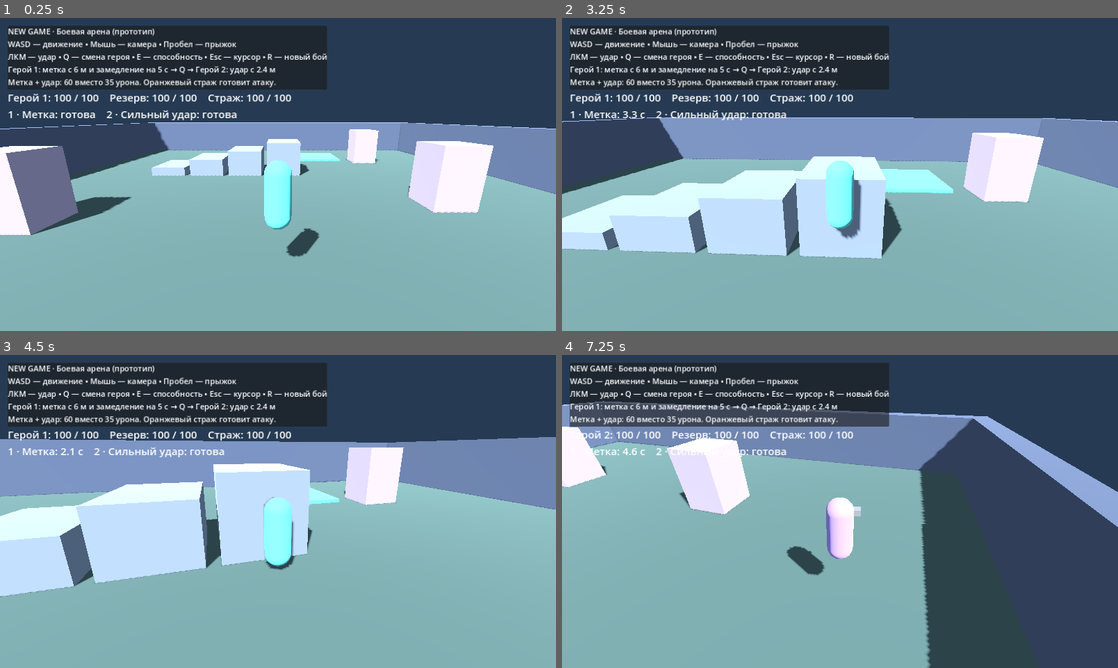
Above: before the commit, frames 1-4 (two rows, left to right).
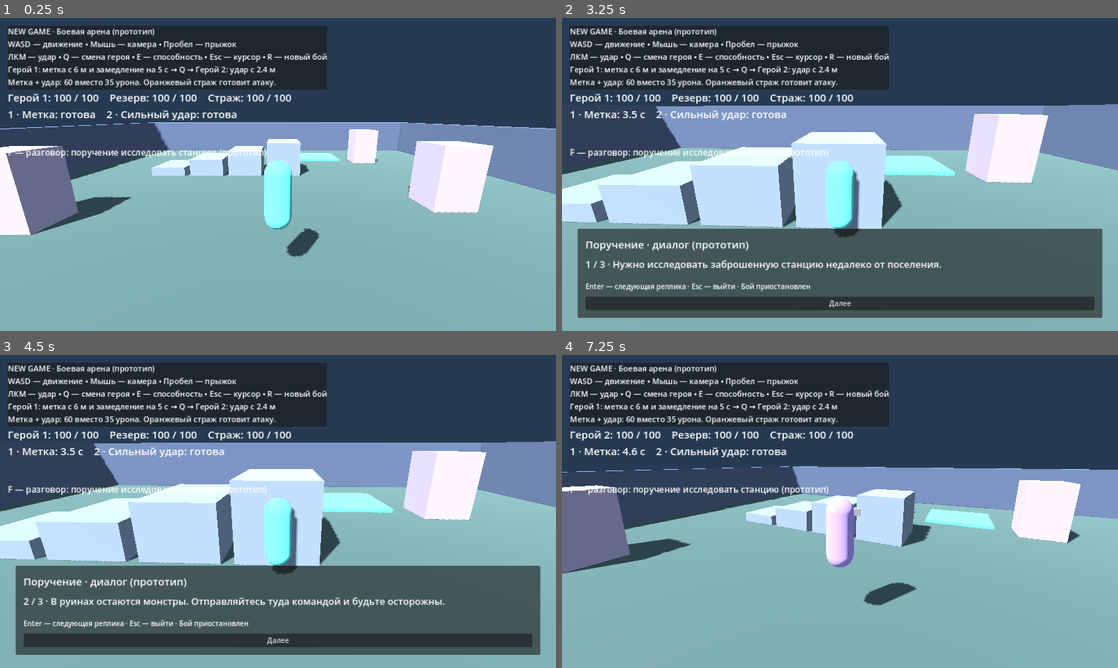
Above: after the commit, the same moments.

Repository: Yola1147/New-game
Game: Godot game, scene res://scenes/main.tscn
The game is run twice, just before and just after one commit, with the same random seed, the same clock (stepped at 60 frames per second) and the same inputs.
Inputs (mouse positions are in pixels of both pictures, inside the frame that each line leads up to):
- Up to frame 1 (0.25 s): no input
- Up to frame 2 (3.25 s): tap Enter (dialogue_next, bound only after the commit) at 0.5, 2.3, 2.85 s; move the mouse to (867, 174) at 0.52 s; hold E (ability) 0.53-1.28 s; hold W (move_forward) from 0.53 s (still down); tap Space (jump) at 0.77, 1.07, 1.52, 1.82, 3.02 s; click (867, 174) at 0.8 s; move the mouse to (812, 174) at 1.27 s; click (812, 174) at 1.35 s; tap Q (switch_character) at 1.55 s; move the mouse to (851, 168) at 2.02 s; hold Q (switch_character) 2.03-2.78 s; click (851, 168) at 2.17 s; move the mouse to (834, 180) at 2.77 s; click (834, 180) at 2.92 s; tap F (talk, bound only after the commit) at 3.05 s
- Up to frame 3 (4.5 s): tap Space (jump) at 3.32 s; release W (move_forward) at 3.5 s; click (278, 639) at 3.5 s, where only the run after the commit has a clickable "Далее"; move the mouse to (316, 514) at 4.27 s; hold W (move_forward) from 4.28 s (still down); hold F (talk, bound only after the commit) from 4.28 s (still down); click (316, 514) at 4.42 s
- Up to frame 4 (7.25 s): tap Space (jump) at 4.52, 4.55, 4.82, 5.1, 5.27, 5.57, 6.77, 7.07 s; tap Escape (release_mouse) at 4.9 s; move the mouse to (673, 464) at 5.02 s; release W (move_forward) at 5.03 s; release F (talk, bound only after the commit) at 5.03 s; hold A (move_left) 5.03-5.78 s; click (673, 464) at 5.17 s; tap E (ability) at 5.3 s; tap R (reset) at 5.65 s; move the mouse to (845, 511) at 5.77 s; hold W (move_forward) 5.78-6.53 s; hold E (ability) 5.78-6.53 s; click (845, 511) at 6.05 s; move the mouse to (817, 505) at 6.52 s; hold D (move_right) from 6.53 s (still down); click (817, 505) at 6.6 s; tap Q (switch_character) at 6.8 s

The runs differ from the first frame. In frame 1, 0.5% of the frame differs, in the area x 1-48%, y 41-45%; in frame 2, 45%; in frame 3, 43%; in frame 4, 50%, in the area x 0-100%, y 14-100%.

Commit message:
Add sequential station assignment dialogue with paused combat for issue 6

Diff:
--- /dev/null
+++ b/scripts/dialogue.gd
@@ -0,0 +1,103 @@
+extends CanvasLayer
+
+# Prototype conversation, available anywhere on the test arena; no NPC or journal yet.
+signal assignment_received
+const LINES: Array[String] = [
+	"Нужно исследовать заброшенную станцию недалеко от поселения.",
+	"В руинах остаются монстры. Отправляйтесь туда командой и будьте осторожны.",
+	"Осмотрите станцию и выясните, что там сохранилось.",
+]
+var active := false
+var line_index := 0
+var assignment_accepted := false
+var previous_mouse_mode := Input.MOUSE_MODE_VISIBLE
+var panel: PanelContainer
+var line: Label
+var next_button: Button
+
+func _ready() -> void:
+	process_mode = Node.PROCESS_MODE_ALWAYS
+	layer = 10
+	var screen := Control.new()
+	screen.set_anchors_and_offsets_preset(Control.PRESET_FULL_RECT)
+	screen.mouse_filter = Control.MOUSE_FILTER_IGNORE
+	add_child(screen)
+	panel = PanelContainer.new()
+	screen.add_child(panel)
+	panel.set_anchors_and_offsets_preset(Control.PRESET_BOTTOM_WIDE)
+	panel.offset_left = 36
+	panel.offset_right = -36
+	panel.offset_top = -235
+	panel.offset_bottom = -30
+	var margin := MarginContainer.new()
+	for side in ["left", "top", "right", "bottom"]:
+		margin.add_theme_constant_override("margin_" + side, 18)
+	panel.add_child(margin)
+	var column := VBoxContainer.new()
+	column.add_theme_constant_override("separation", 12)
+	margin.add_child(column)
+	var title := Label.new()
+	title.text = "Поручение · диалог (прототип)"
+	title.add_theme_font_size_override("font_size", 24)
+	column.add_child(title)
+	line = Label.new()
+	line.autowrap_mode = TextServer.AUTOWRAP_WORD_SMART
+	line.size_flags_vertical = Control.SIZE_EXPAND_FILL
+	line.add_theme_font_size_override("font_size", 22)
+	column.add_child(line)
+	var hint := Label.new()
+	hint.text = "Enter — следующая реплика · Esc — выйти · Бой приостановлен"
+	column.add_child(hint)
+	next_button = Button.new()
+	next_button.focus_mode = Control.FOCUS_NONE
+	next_button.pressed.connect(advance)
+	column.add_child(next_button)
+	panel.hide()
+
+func begin() -> void:
+	if active or get_tree().paused:
+		return
+	active = true
+	line_index = 0
+	previous_mouse_mode = Input.mouse_mode
+	Input.mouse_mode = Input.MOUSE_MODE_VISIBLE
+	get_tree().paused = true
+	panel.show()
+	show_line()
+
+func show_line() -> void:
+	line.text = "%d / %d · %s" % [line_index + 1, LINES.size(), LINES[line_index]]
+	next_button.text = "Далее" if line_index < LINES.size() - 1 else ("Завершить" if assignment_accepted else "Принять поручение")
+
+func advance() -> void:
+	if not active:
+		return
+	if line_index < LINES.size() - 1:
+		line_index += 1
+		show_line()
+		return
+	if not assignment_accepted:
+		assignment_accepted = true
+		assignment_received.emit()
+	finish()
+
+func finish() -> void:
+	active = false
+	panel.hide()
+	get_tree().paused = false
+	Input.mouse_mode = previous_mouse_mode
+
+func _input(event: InputEvent) -> void:
+	if not active:
+		return
+	# Consume every gameplay event, including the event that closes the modal.
+	# Mouse clicks reach GUI buttons, but never player._unhandled_input.
+	if event is InputEventMouseButton or event is InputEventMouseMotion:
+		return
+	get_viewport().set_input_as_handled()
+	if event.is_echo():
+		return
+	if event.is_action_pressed("dialogue_next"):
+		advance()
+	elif event.is_action_pressed("release_mouse"):
+		finish()
--- a/scripts/main.gd
+++ b/scripts/main.gd
@@ -2,6 +2,9 @@
 
 const Player = preload("res://scripts/player.gd")
 const Enemy = preload("res://scripts/enemy.gd")
+const Dialogue = preload("res://scripts/dialogue.gd")
+var dialogue: CanvasLayer
+var assignment_status: Label
 var player: CharacterBody3D
 var enemy: CharacterBody3D
 var status: Label
@@ -56,6 +59,16 @@
 	status.position = Vector2(18, 165)
 	status.add_theme_font_size_override("font_size", 24)
 	hud.add_child(status)
+	assignment_status = Label.new()
+	assignment_status.position = Vector2(18, 295)
+	assignment_status.add_theme_font_size_override("font_size", 20)
+	assignment_status.text = "F — разговор: поручение исследовать станцию (прототип)"
+	hud.add_child(assignment_status)
+	dialogue = Dialogue.new()
+	add_child(dialogue)
+	dialogue.assignment_received.connect(func() -> void:
+		assignment_status.text = "Поручение получено: исследовать заброшенную станцию. F — повторить диалог"
+	)
 	update_status()
 
 func configure_input() -> void:
@@ -64,7 +77,7 @@
 		var click := InputEventMouseButton.new()
 		click.button_index = MOUSE_BUTTON_LEFT
 		InputMap.action_add_event("attack", click)
-	var bindings := {"move_forward": KEY_W, "move_back": KEY_S, "move_left": KEY_A, "move_right": KEY_D, "jump": KEY_SPACE, "release_mouse": KEY_ESCAPE, "reset": KEY_R, "switch_character": KEY_Q, "ability": KEY_E}
+	var bindings := {"move_forward": KEY_W, "move_back": KEY_S, "move_left": KEY_A, "move_right": KEY_D, "jump": KEY_SPACE, "release_mouse": KEY_ESCAPE, "reset": KEY_R, "switch_character": KEY_Q, "ability": KEY_E, "talk": KEY_F, "dialogue_next": KEY_ENTER}
 	for action: String in bindings:
 		if not InputMap.has_action(action):
 			InputMap.add_action(action)
@@ -73,6 +86,11 @@
 		InputMap.action_add_event(action, event)
 
 func _input(event: InputEvent) -> void:
+	if dialogue.active:
+		return
+	if event.is_action_pressed("talk") and not event.is_echo() and player.health > 0:
+		dialogue.begin()
+		get_viewport().set_input_as_handled()
 	if event.is_action_pressed("reset"):
 		restart_battle()
 
--- /dev/null
+++ b/tests/dialogue.gd
@@ -0,0 +1,120 @@
+extends SceneTree
+
+var failures := 0
+var assignments := 0
+
+func _initialize() -> void:
+	call_deferred("run")
+
+func check(condition: bool, message: String) -> void:
+	if not condition:
+		failures += 1
+		push_error(message)
+
+func frames(count: int) -> void:
+	for i in range(count):
+		await process_frame
+
+func key(code: Key, echo := false) -> void:
+	var event := InputEventKey.new()
+	event.physical_keycode = code
+	event.pressed = true
+	event.echo = echo
+	Input.parse_input_event(event)
+	Input.flush_buffered_events()
+	event = event.duplicate()
+	event.pressed = false
+	event.echo = false
+	Input.parse_input_event(event)
+	Input.flush_buffered_events()
+
+func run() -> void:
+	var arena = load("res://scenes/main.tscn").instantiate()
+	root.add_child(arena)
+	await frames(5)
+	var player = arena.player
+	var enemy = arena.enemy
+	var dialogue = arena.dialogue
+	dialogue.assignment_received.connect(func() -> void: assignments += 1)
+	player.position = Vector3(0, 0, 5)
+	enemy.position = Vector3(0, 0, 3.3)
+	player.start_attack()
+	enemy.windup = 0.3
+	player.ability_cooldowns[0] = 3.0
+	var attack_before: float = player.attack_time
+	var position_before: Vector3 = player.position
+	key(KEY_F)
+	check(dialogue.active and paused and dialogue.line_index == 0, "F must start paused dialogue at first line")
+	check(dialogue.line.text.contains(dialogue.LINES[0]), "First line must be displayed")
+	key(KEY_ENTER, true)
+	check(dialogue.line_index == 0, "Key repeat must not skip lines")
+	for code in [KEY_W, KEY_SPACE, KEY_Q, KEY_E, KEY_R, KEY_F]:
+		key(code)
+	var click := InputEventMouseButton.new()
+	click.button_index = MOUSE_BUTTON_LEFT
+	click.position = Vector2(5, 5)
+	click.pressed = true
+	Input.parse_input_event(click)
+	Input.flush_buffered_events()
+	click = click.duplicate()
+	click.pressed = false
+	Input.parse_input_event(click)
+	Input.flush_buffered_events()
+	var motion := InputEventMouseMotion.new()
+	motion.relative = Vector2(150, 100)
+	var camera_before: float = player.pivot.rotation.y
+	Input.parse_input_event(motion)
+	await frames(45)
+	check(player.position == position_before and player.pivot.rotation.y == camera_before, "Dialogue must block movement, jump and camera")
+	check(player.attack_time == attack_before and enemy.windup == 0.3, "Pending attacks must pause")
+	check(player.ability_cooldowns[0] == 3.0 and player.active_character == 0, "Dialogue must block E/Q and freeze cooldowns")
+	check(player.health == 100 and enemy.health == 100, "Dialogue must prevent combat damage and R")
+	key(KEY_ENTER)
+	check(dialogue.line_index == 1 and not dialogue.assignment_accepted, "Enter must advance exactly one line without early assignment")
+	key(KEY_ESCAPE)
+	check(not dialogue.active and not paused and assignments == 0, "Esc must cancel without giving assignment")
+	# Resume existing combat state, without any reset or immediate extra input.
+	check(player.attack_time == attack_before and player.active_character == 0, "Closing must preserve combat state")
+	key(KEY_F)
+	check(dialogue.line_index == 0, "Cancelled conversation must restart in order")
+	key(KEY_ENTER)
+	key(KEY_ENTER)
+	check(dialogue.line_index == 2 and dialogue.line.text.contains(dialogue.LINES[2]), "Last line must be visible before acceptance")
+	check(assignments == 0, "Reading final line alone must not issue assignment")
+	key(KEY_ENTER)
+	check(not paused and not dialogue.active and assignments == 1, "Final confirmation must issue assignment once and resume")
+	check(arena.assignment_status.text.contains("Поручение получено"), "HUD must confirm assignment")
+	key(KEY_F)
+	key(KEY_ENTER)
+	key(KEY_ENTER)
+	key(KEY_ENTER)
+	check(assignments == 1, "Replay must not issue assignment twice")
+	key(KEY_R)
+	check(dialogue.assignment_accepted and assignments == 1 and enemy.windup == 0, "Battle reset must preserve assignment and clear attacks")
+	# Cursor restoration matters only on a graphical display server.
+	Input.mouse_mode = Input.MOUSE_MODE_VISIBLE
+	key(KEY_F)
+	key(KEY_ESCAPE)
+	check(Input.mouse_mode == Input.MOUSE_MODE_VISIBLE, "Esc must restore a previously free cursor")
+	if DisplayServer.get_name() != "headless":
+		Input.mouse_mode = Input.MOUSE_MODE_CAPTURED
+		key(KEY_F)
+		check(Input.mouse_mode == Input.MOUSE_MODE_VISIBLE, "Dialogue must release captured cursor")
+		key(KEY_ENTER)
+		key(KEY_ENTER)
+		# Exercise final acceptance through GUI click, not a direct signal call.
+		await frames(2)
+		click.position = dialogue.next_button.get_global_rect().get_center()
+		click.pressed = true
+		Input.parse_input_event(click)
+		Input.flush_buffered_events()
+		click = click.duplicate()
+		click.pressed = false
+		Input.parse_input_event(click)
+		Input.flush_buffered_events()
+		check(not dialogue.active and Input.mouse_mode == Input.MOUSE_MODE_CAPTURED, "GUI completion must restore captured cursor")
+		check(player.attack_time == 0, "Closing button click must not trigger an attack")
+	else:
+		print("Cursor capture and GUI final click: run dialogue.gd with graphics")
+	print("DIALOGUE RESULT: ", failures, " failures")
+	quit(1 if failures else 0)
Not shown, added: scripts/dialogue.gd.uid
Not shown, added: tests/dialogue.gd.uid
Not shown, changed: PLAYTEST.md
Not shown, changed: ROADMAP.md
Not shown, changed: Run.ps1
